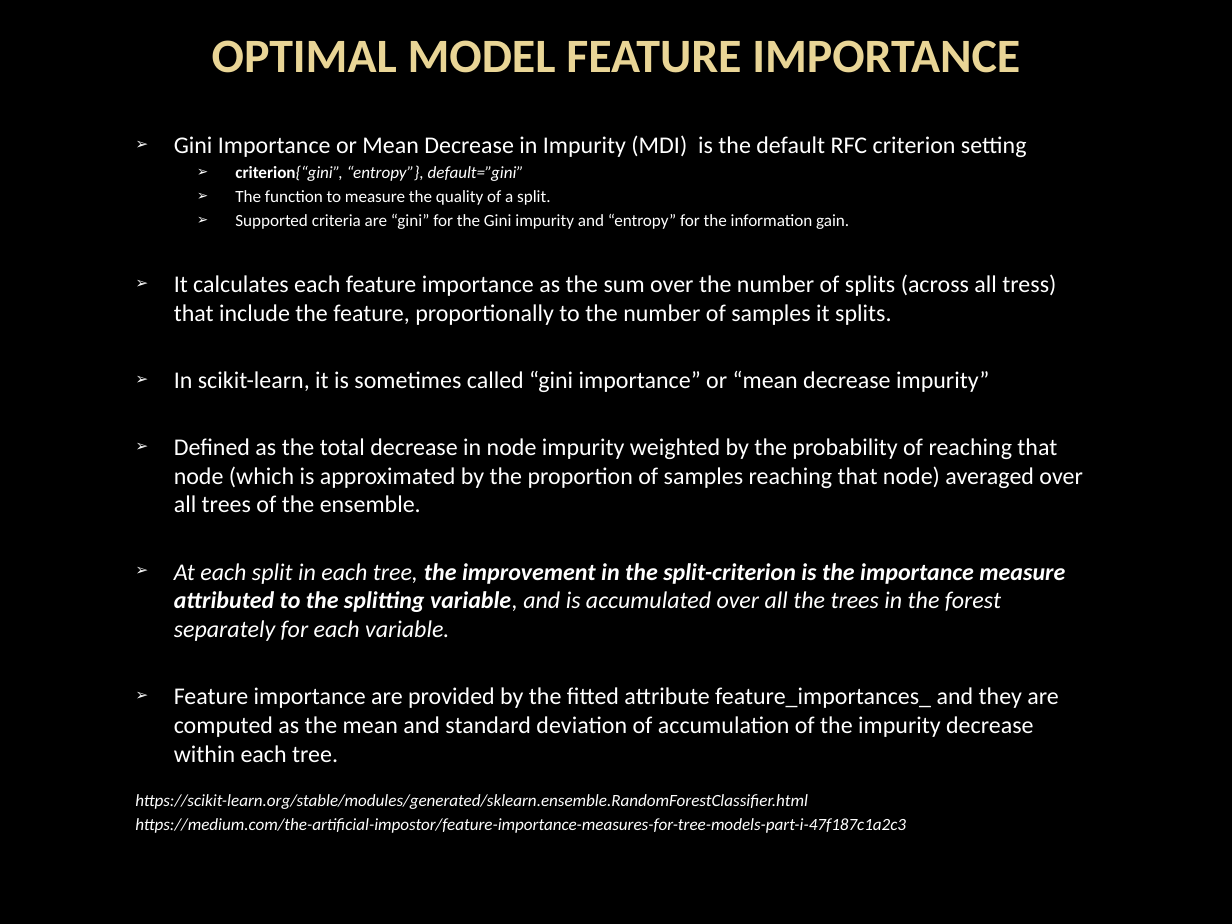
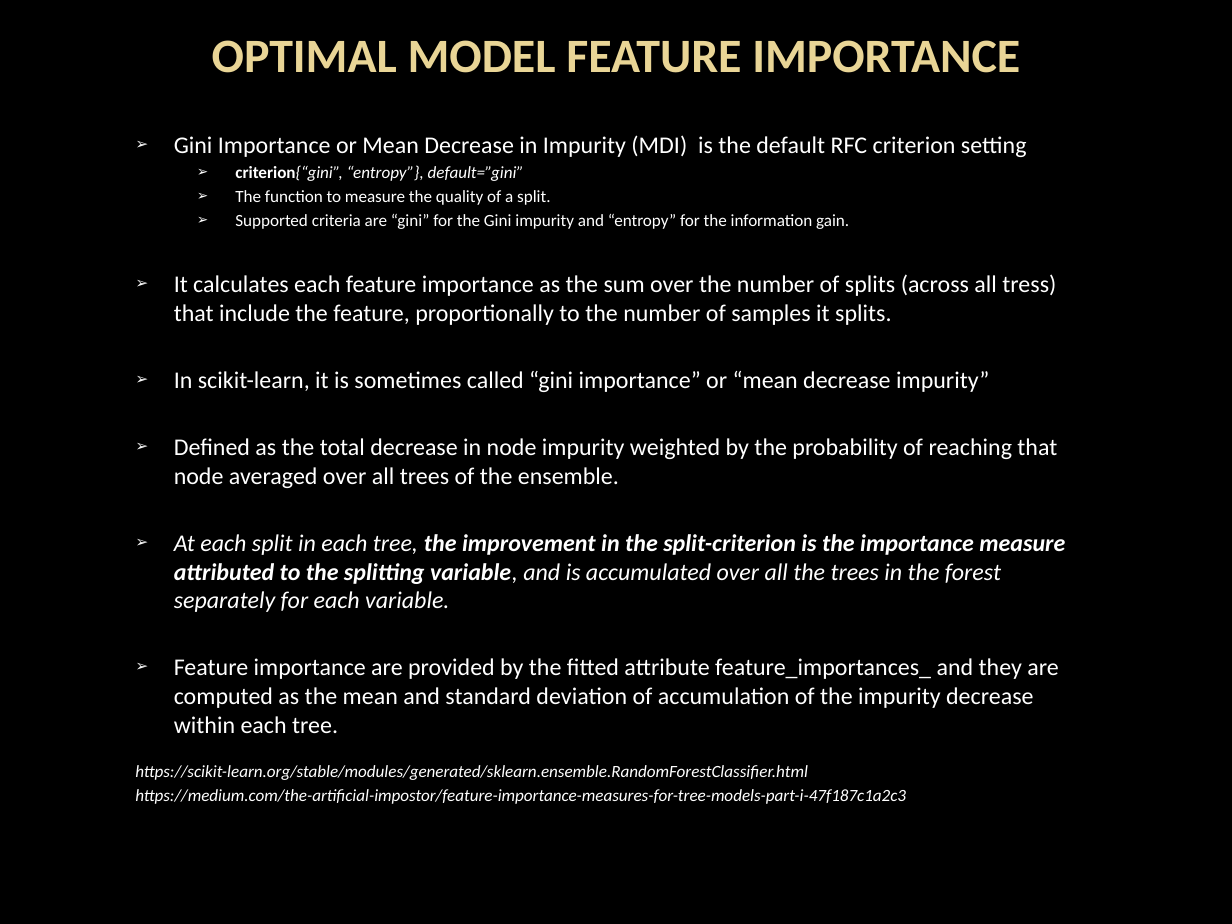
Before and after one commit to WolverineXM/FinTechProject3, a slide deck: slide 45 of Project_3_Presentation.pptx. Drawn at 1232x924 pixels with LibreOffice and Linux fonts; fonts in the diff are those of the drawing; background and template pictures are left out. Boxes give left, top, right and bottom in pixels: in the first picture for what was removed or moved away, otherwise in the second. Text is boxed around its words. In the diff, an @@ line names an element or a change of style, - is before the commit and + after.

Commit message:
update presentation deck

```diff
--- a/Project_3_Presentation.pptx
+++ b/Project_3_Presentation.pptx
@@ text at (174, 438, 1057, 488): text changed @@
-➢ Defined as the total decrease in node impurity weighted by the probability of reaching that node (which is approximated by the proportion of samples reaching that node) averaged over all trees of the ensemble.
+➢ Defined as the total decrease in node impurity weighted by the probability of reaching that node averaged over all trees of the ensemble.
```
Also in this commit, not shown: 1 other slide changed, 3 other files.
